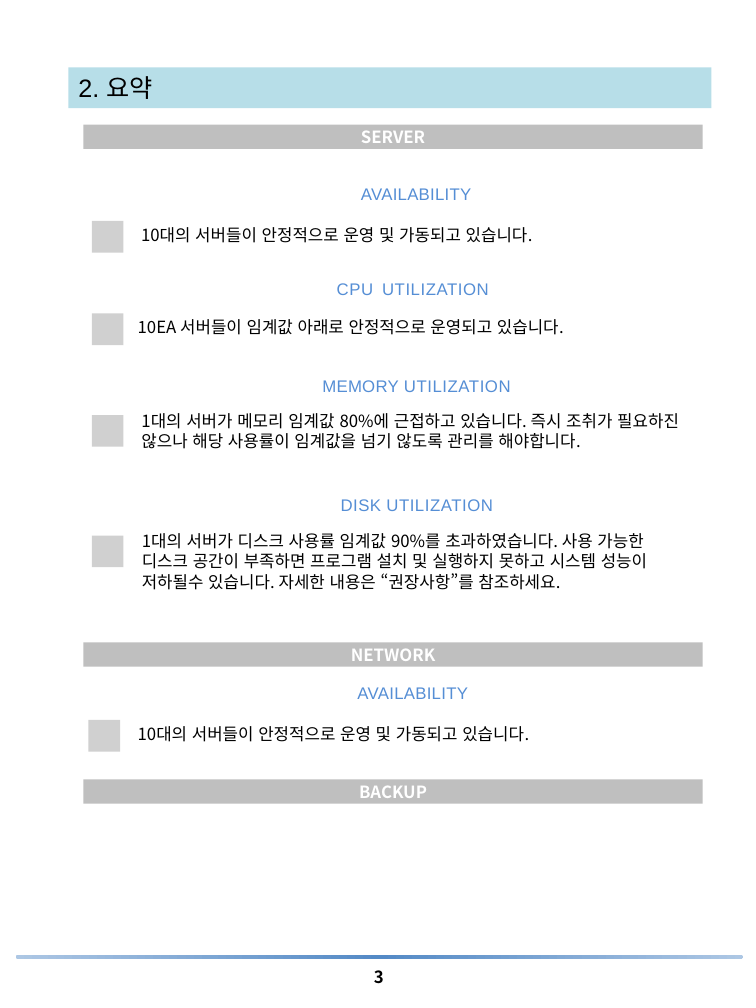
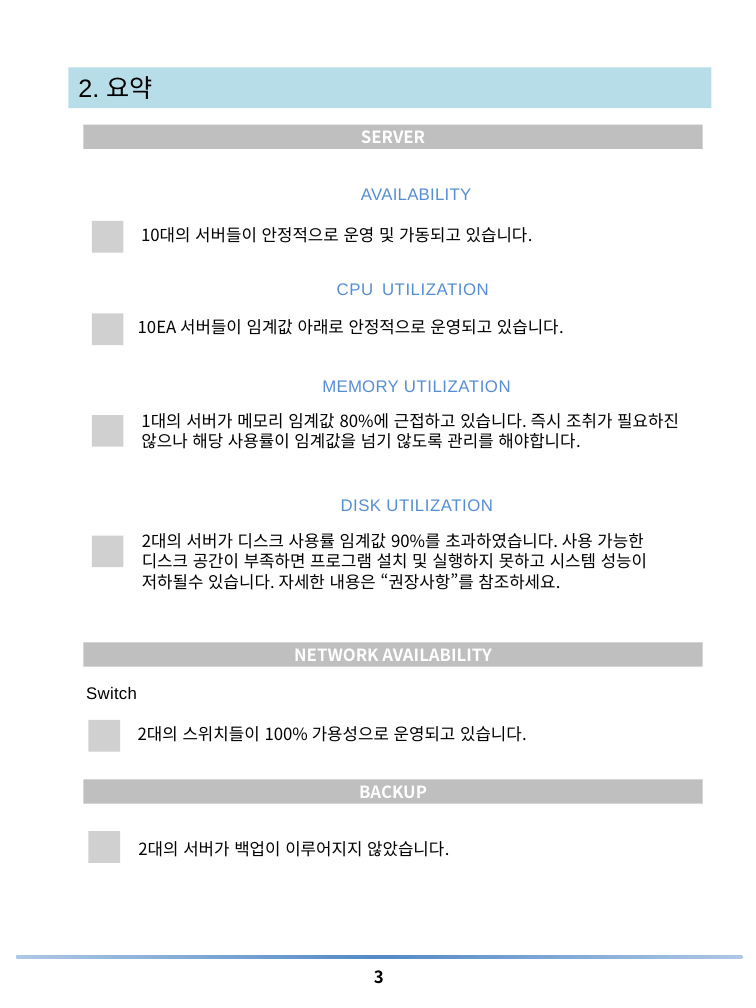
Before and after one commit to uzusun/atom_example, a slide deck: slide 3 of document/[지메이트] 월간보고서 sample.pptx. Drawn at 756x1008 pixels with LibreOffice and Linux fonts; fonts in the diff are those of the drawing; grey boxes stand for pictures; background and template pictures are left out. Boxes give left, top, right and bottom in pixels: in the first picture for what was removed or moved away, otherwise in the second. Text is boxed around its words. In the diff, an @@ line names an element or a change of style, - is before the commit and + after.

```diff
--- a/document/[지메이트] 월간보고서 sample.pptx
+++ b/document/[지메이트] 월간보고서 sample.pptx
@@ text at box(142, 533, 647, 590): text changed @@
-1대의 서버가 디스크 사용률 임계값 90%를 초과하였습니다. 사용 가능한 디스크 공간이 부족하면 프로그램 설치 및 실행하지 못하고 시스템 성능이 저하될수 있습니다. 자세한 내용은 “권장사항”를 참조하세요.
+2대의 서버가 디스크 사용률 임계값 90%를 초과하였습니다. 사용 가능한 디스크 공간이 부족하면 프로그램 설치 및 실행하지 못하고 시스템 성능이 저하될수 있습니다. 자세한 내용은 “권장사항”를 참조하세요.
@@ text in freeform shape at box(294, 649, 491, 661): text changed @@
-NETWORK
+NETWORK AVAILABILITY
@@ text at box(86, 687, 137, 699): text changed; text colour #558ED5 to #000000 @@
-AVAILABILITY
+Switch
@@ text at box(138, 726, 527, 742): text changed @@
-10대의 서버들이 안정적으로 운영 및 가동되고 있습니다.
+2대의 스위치들이 100% 가용성으로 운영되고 있습니다.
@@ picture added at box(89, 832, 120, 863) @@
@@ text added at box(138, 841, 449, 857), 12 pt, text #000000 @@
+2대의 서버가 백업이 이루어지지 않았습니다.
```
Also in this commit, not shown: 4 other slides changed, 2 slides added.
